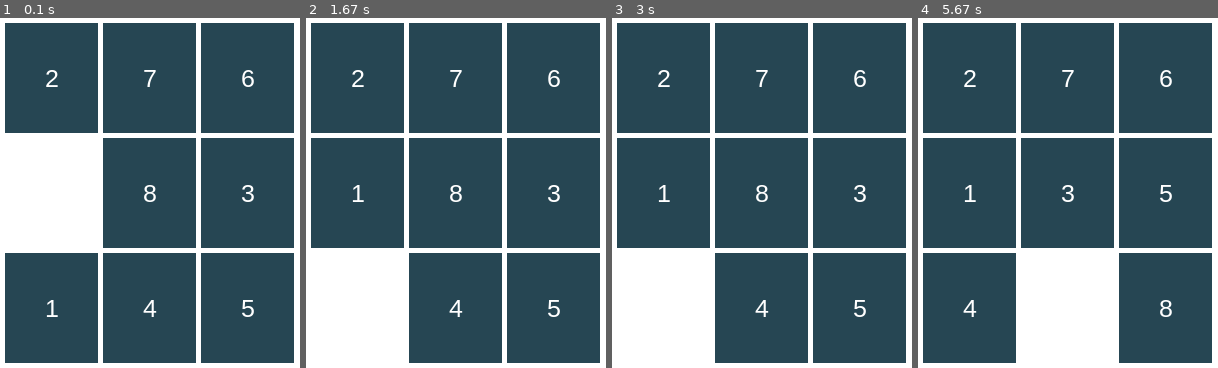
Above: before the commit, frames 1-4 (left to right).
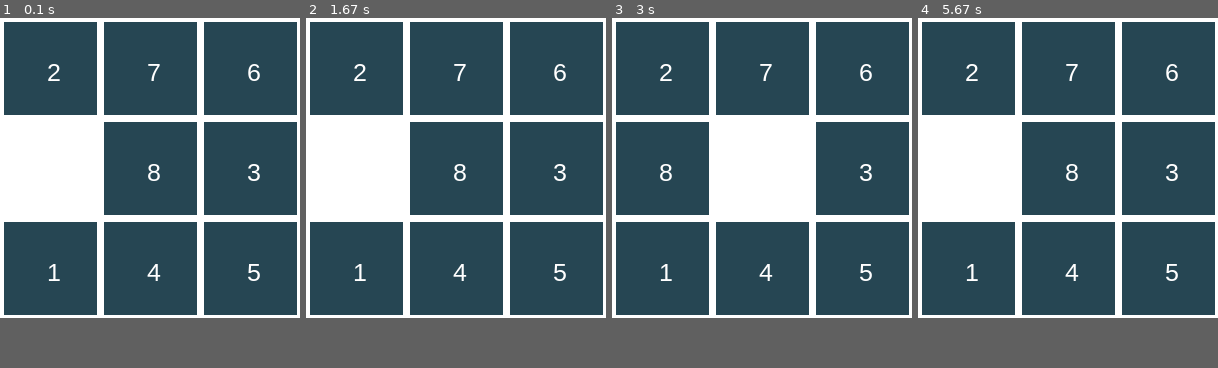
Above: after the commit, the same moments.

Repository: sasidhar/pygame-numgame
Game: pygame game, started from numgame.py
Two runs of this game, one before a commit and one after it. Both use one fixed random seed, a clock stepped at 60 frames per second and the inputs below.
Inputs (mouse positions are in pixels of both pictures, inside the frame that each line leads up to):
- Up to frame 1 (0.1 s): no input
- Up to frame 2 (1.67 s): click (357, 67) at 0.38 s; press the mouse at (357, 266) at 0.7 s; move the mouse to (423, 231) at 0.8 s; release the mouse at (492, 193) at 0.93 s; hold Right 1-1.47 s; hold Up from 1.5 s (still down)
- Up to frame 3 (3 s): release Up at 1.97 s; click (663, 228) at 2.05 s; press the mouse at (663, 266) at 2.37 s; move the mouse to (663, 196) at 2.47 s; release the mouse at (666, 130) at 2.6 s; click (762, 168) at 2.72 s
- Up to frame 4 (5.67 s): hold Right 3-3.47 s; hold Left 3.5-4.03 s; hold Down 4.07-4.37 s; hold Left 4.4-4.8 s; press the mouse at (1167, 67) at 4.87 s; move the mouse to (1116, 70) at 4.97 s; release the mouse at (1065, 70) at 5.1 s; hold Up 5.17-5.53 s; hold Right from 5.57 s (still down)
The window is 300x350 before the commit and 300x300 after it. Grey fills any space a smaller window leaves; there, only what the larger window draws over its background counts as a difference.

The runs differ from the first frame. In frame 1, 16% of the frame differs, in the area x 0-100%, y 1-100%; in frame 2, 30%; in frame 3, 30%; in frame 4, 30%.

Commit message:
Added mouse click functionality

Diff:
--- /dev/null
+++ b/buttonSprite.py
@@ -0,0 +1,71 @@
+import pygame
+from math import floor
+
+from constants import (
+    BUTTON_HEIGHT,
+    BUTTON_WIDTH,
+    BUTTON_COLOR,
+    BUTTON_LAST_COLOR,
+    BUTTON_TEXT_COLOR,
+    GAME_GRID_SIZE,
+    SCREEN_WIDTH,
+    SCREEN_HEIGHT,
+)
+
+
+class Button(pygame.sprite.Sprite):
+    def __init__(self, position_index, button_index):
+        print("Test")
+        print(position_index, button_index, button_index + 1)
+        pygame.sprite.Sprite.__init__(self)
+
+        # Save indices for later use
+        self.position_index = position_index
+        self.button_index = button_index
+
+        # Generate button surface
+        self.image = pygame.Surface((BUTTON_WIDTH, BUTTON_HEIGHT))
+        self.image.fill(BUTTON_COLOR)
+
+        # Fill with specific color
+        if self.button_index + 1 == GAME_GRID_SIZE * GAME_GRID_SIZE:
+            self.image.fill(BUTTON_LAST_COLOR)
+
+        (b_x, b_y, b_width, b_height) = self.get_positions()
+
+        # Add Text
+        font = pygame.font.SysFont("Arial", 25)
+        text = font.render(str(self.button_index + 1), True, BUTTON_TEXT_COLOR)
+        text_rect = text.get_rect(center=(b_width / 2, b_height / 2))
+        self.image.blit(text, text_rect)
+
+        # Position Sprite
+        self.rect = self.image.get_rect()
+        self.rect.center = (b_x, b_y)
+
+    def get_position_index(self):
+        return self.position_index
+
+    def get_button_index(self):
+        return self.button_index
+
+    def set_position_index(self, position_index):
+        self.position_index = position_index
+
+    def update_position(self):
+        print("Update Position")
+        print(self.position_index, self.button_index)
+        (b_x, b_y, b_width, b_height) = self.get_positions()
+
+        # Position Sprite
+        self.rect = self.image.get_rect()
+        self.rect.center = (b_x, b_y)
+
+    def get_positions(self):
+        # Position
+        b_width = SCREEN_WIDTH / GAME_GRID_SIZE
+        b_x = (self.position_index % GAME_GRID_SIZE) * b_width + b_width / 2
+        b_height = SCREEN_HEIGHT / GAME_GRID_SIZE
+        b_y = floor(self.position_index / GAME_GRID_SIZE) * b_height + b_height / 2
+
+        return (b_x, b_y, b_width, b_height)
--- a/constants.py
+++ b/constants.py
@@ -1,19 +1,23 @@
 from pygame import Color
 
+## Screen Constants
+SCREEN_WIDTH = 300
+SCREEN_HEIGHT = 300
+SCREEN_BACKGROUND = Color(255, 255, 255)
+
 ## Game Constants
-GAME_BACKGROUND = Color(255, 255, 255)
-GAME_WIDTH = 300
-GAME_HEIGHT = 350
+GAME_TITLE = "NumGame 1.0"
 GAME_GRID_SIZE = 3
 
 ## Button Constants
 BUTTON_PADDING = 5
-BUTTON_HEIGHT = (GAME_HEIGHT - (GAME_GRID_SIZE + 1) * BUTTON_PADDING) / GAME_GRID_SIZE
-BUTTON_WIDTH = (GAME_WIDTH - (GAME_GRID_SIZE + 1) * BUTTON_PADDING) / GAME_GRID_SIZE
+BUTTON_HEIGHT = (SCREEN_HEIGHT - (GAME_GRID_SIZE + 1) * BUTTON_PADDING) / GAME_GRID_SIZE
+BUTTON_WIDTH = (SCREEN_WIDTH - (GAME_GRID_SIZE + 1) * BUTTON_PADDING) / GAME_GRID_SIZE
 BUTTON_COLOR = Color(38, 70, 83)
 BUTTON_TEXT_COLOR = Color(255, 255, 255)
-BUTTON_LAST_COLOR = Color(42, 157, 143)
+BUTTON_LAST_COLOR = Color(255, 255, 255)
 
 ## Game Completion Message
 GAME_DONE_HEIGHT = 80
 GAME_DONE_PADDING = 20
+GAME_DONE_TEXT = "Game Done!"
--- a/board.py
+++ b/game.py
@@ -1,5 +1,8 @@
 import pygame
 from random import choice
+
+from buttonSprite import Button
+
 
 from constants import (
     BUTTON_WIDTH,
@@ -7,14 +10,15 @@
     BUTTON_HEIGHT,
     GAME_GRID_SIZE,
     BUTTON_PADDING,
-    BUTTON_TEXT_COLOR,
-    BUTTON_LAST_COLOR,
-    GAME_BACKGROUND,
-    GAME_HEIGHT,
-    GAME_WIDTH,
+    SCREEN_BACKGROUND,
+    SCREEN_HEIGHT,
+    SCREEN_WIDTH,
     GAME_DONE_HEIGHT,
     GAME_DONE_PADDING,
+    BUTTON_TEXT_COLOR,
 )
+
+buttonsGroup = pygame.sprite.Group()
 
 
 def checkGameCompletion():
@@ -51,7 +55,22 @@
         temp = GAME_BOARD[swap_index]
         GAME_BOARD[swap_index] = GAME_BOARD[blank_index]
         GAME_BOARD[blank_index] = temp
-        drawBoard(displaysurface)
+    else:
+        return
+
+    button1 = None
+    button2 = None
+    for button in buttonsGroup:
+        if button.get_position_index() == swap_index:
+            button1 = button
+        if button.get_position_index() == blank_index:
+            button2 = button
+
+    # Swap buttons
+    button1.set_position_index(blank_index)
+    button1.update_position()
+    button2.set_position_index(swap_index)
+    button2.update_position()
 
     is_game_completed = checkGameCompletion()
     if is_game_completed:
@@ -59,40 +78,32 @@
 
 
 def drawGameCompletion(displaysurface):
-    drawButton(
-        displaysurface,
-        0,
-        (GAME_HEIGHT / 2) - GAME_DONE_HEIGHT,
-        GAME_WIDTH - 2 * GAME_DONE_PADDING,
-        GAME_DONE_HEIGHT,
-        "GAME DONE",
-        False,
-    )
+    x = 0
+    y = (SCREEN_HEIGHT / 2) - GAME_DONE_HEIGHT
+    width = SCREEN_WIDTH - 2 * GAME_DONE_PADDING
+    height = GAME_DONE_HEIGHT
+
+    pygame.draw.rect(displaysurface, BUTTON_COLOR, (x, y, width, height))
+    font = pygame.font.SysFont("Arial", 25)
+    text = font.render(str("GAME DONE!"), True, BUTTON_TEXT_COLOR)
+    text_rect = text.get_rect(center=(x + width / 2, y + height / 2))
+    displaysurface.blit(text, text_rect)
 
 
-def drawBoard(displaysurface):
-    displaysurface.fill(GAME_BACKGROUND)
-    for i in range(0, GAME_GRID_SIZE):
-        for j in range(0, GAME_GRID_SIZE):
-            b_width = BUTTON_WIDTH
-            b_height = BUTTON_HEIGHT
-            b_x = j * BUTTON_WIDTH + (j + 1) * BUTTON_PADDING
-            b_y = i * BUTTON_HEIGHT + (i + 1) * BUTTON_PADDING
-            b_text = GAME_BOARD[(i * GAME_GRID_SIZE + j)] + 1
-            is_last = b_text == GAME_GRID_SIZE * GAME_GRID_SIZE
-            drawButton(displaysurface, b_x, b_y, b_width, b_height, b_text, is_last)
-    pygame.display.update()
+def drawBoard(screen):
+    screen.fill(SCREEN_BACKGROUND)
+
+    if len(buttonsGroup) == 0:
+        for position_index, button_index in enumerate(GAME_BOARD):
+            button = Button(position_index, button_index)
+            buttonsGroup.add(button)
 
 
-def drawButton(displaysurface, x, y, width, height, button_text, is_last):
-    if is_last:
-        return
-
-    button_background_color = BUTTON_COLOR
-    if is_last:
-        button_background_color = BUTTON_LAST_COLOR
-    pygame.draw.rect(displaysurface, button_background_color, (x, y, width, height))
-    font = pygame.font.SysFont("Arial", 25)
-    text = font.render(str(button_text), True, BUTTON_TEXT_COLOR)
-    text_rect = text.get_rect(center=(x + width / 2, y + height / 2))
-    displaysurface.blit(text, text_rect)
+def is_position_empty(position):
+    for button in buttonsGroup:
+        if (
+            button.get_position_index() == position
+            and button.get_button_index() == GAME_GRID_SIZE * GAME_GRID_SIZE - 1
+        ):
+            return True
+    return False
--- a/numgame.py
+++ b/numgame.py
@@ -1,36 +1,108 @@
+# External Imports
 import pygame
-from pygame.locals import *
 
-from constants import GAME_HEIGHT, GAME_WIDTH, GAME_GRID_SIZE
-from board import drawBoard, updateBoard
+# Internal Imports
+from constants import SCREEN_HEIGHT, SCREEN_WIDTH, GAME_GRID_SIZE, GAME_TITLE
+from game import (
+    drawBoard,
+    updateBoard,
+    buttonsGroup,
+    is_position_empty,
+    checkGameCompletion,
+)
 
+# Init pygame
 pygame.init()
 
 
-displaysurface = pygame.display.set_mode((GAME_WIDTH, GAME_HEIGHT))
-pygame.display.set_caption("NumGame 1.0")
+# Create Game Window
+screen = pygame.display.set_mode((SCREEN_WIDTH, SCREEN_HEIGHT))
+pygame.display.set_caption(GAME_TITLE)
 
+
+# frame rate
+clock = pygame.time.Clock()
+FPS = 60
+
+# Draw Board
+drawBoard(screen)
+
+# Game loop
 run = True
+while run:
+    clock.tick(FPS)
 
-drawBoard(displaysurface)
+    # update sprite group
+    buttonsGroup.update()
 
-while run:
+    # draw sprite group
+    buttonsGroup.draw(screen)
+
+    # event handler
     for event in pygame.event.get():
+        # quit game
         if event.type == pygame.QUIT:
             run = False
 
-        if event.type == pygame.KEYDOWN:
-            if event.key == pygame.K_LEFT:
-                updateBoard(displaysurface, +1)
+        is_game_completed = checkGameCompletion()
 
-            if event.key == pygame.K_RIGHT:
-                updateBoard(displaysurface, -1)
+        if not is_game_completed:
+            if event.type == pygame.KEYDOWN:
+                if event.key == pygame.K_LEFT:
+                    updateBoard(screen, +1)
 
-            if event.key == pygame.K_UP:
-                updateBoard(displaysurface, GAME_GRID_SIZE)
+                if event.key == pygame.K_RIGHT:
+                    updateBoard(screen, -1)
 
-            if event.key == pygame.K_DOWN:
-                updateBoard(displaysurface, -1 * GAME_GRID_SIZE)
+                if event.key == pygame.K_UP:
+                    updateBoard(screen, GAME_GRID_SIZE)
 
+                if event.key == pygame.K_DOWN:
+                    updateBoard(screen, -1 * GAME_GRID_SIZE)
+
+            # handle MOUSEBUTTONUP
+            if event.type == pygame.MOUSEBUTTONUP:
+                pos = pygame.mouse.get_pos()
+
+                # get a list of all sprites that are under the mouse cursor
+                clicked_sprites = [s for s in buttonsGroup if s.rect.collidepoint(pos)]
+
+                if len(clicked_sprites) == 1:
+                    button_clicked = clicked_sprites[0]
+                    button_index = button_clicked.get_button_index()
+                    position_index = button_clicked.get_position_index()
+
+                    if button_index + 1 < GAME_GRID_SIZE * GAME_GRID_SIZE:
+                        displace = 0
+                        # Top
+                        if position_index > GAME_GRID_SIZE - 1:
+                            if is_position_empty(position_index - GAME_GRID_SIZE):
+                                displace = GAME_GRID_SIZE
+
+                        # Right
+                        if position_index % GAME_GRID_SIZE < GAME_GRID_SIZE - 1:
+                            if is_position_empty(position_index + 1):
+                                displace = -1
+
+                        # Bottom
+                        if position_index < (GAME_GRID_SIZE - 1) * GAME_GRID_SIZE:
+                            if is_position_empty(position_index + GAME_GRID_SIZE):
+                                displace = -1 * GAME_GRID_SIZE
+
+                        # Left
+                        if position_index % GAME_GRID_SIZE > 0:
+                            if is_position_empty(position_index - 1):
+                                displace = 1
+
+                        if displace != 0:
+                            print("Displace")
+                            print(displace)
+                            updateBoard(screen, displace)
+                        else:
+                            print("Failing Displace")
+                            print(displace)
+
+    # upate display
+    pygame.display.flip()
 
 pygame.quit()
